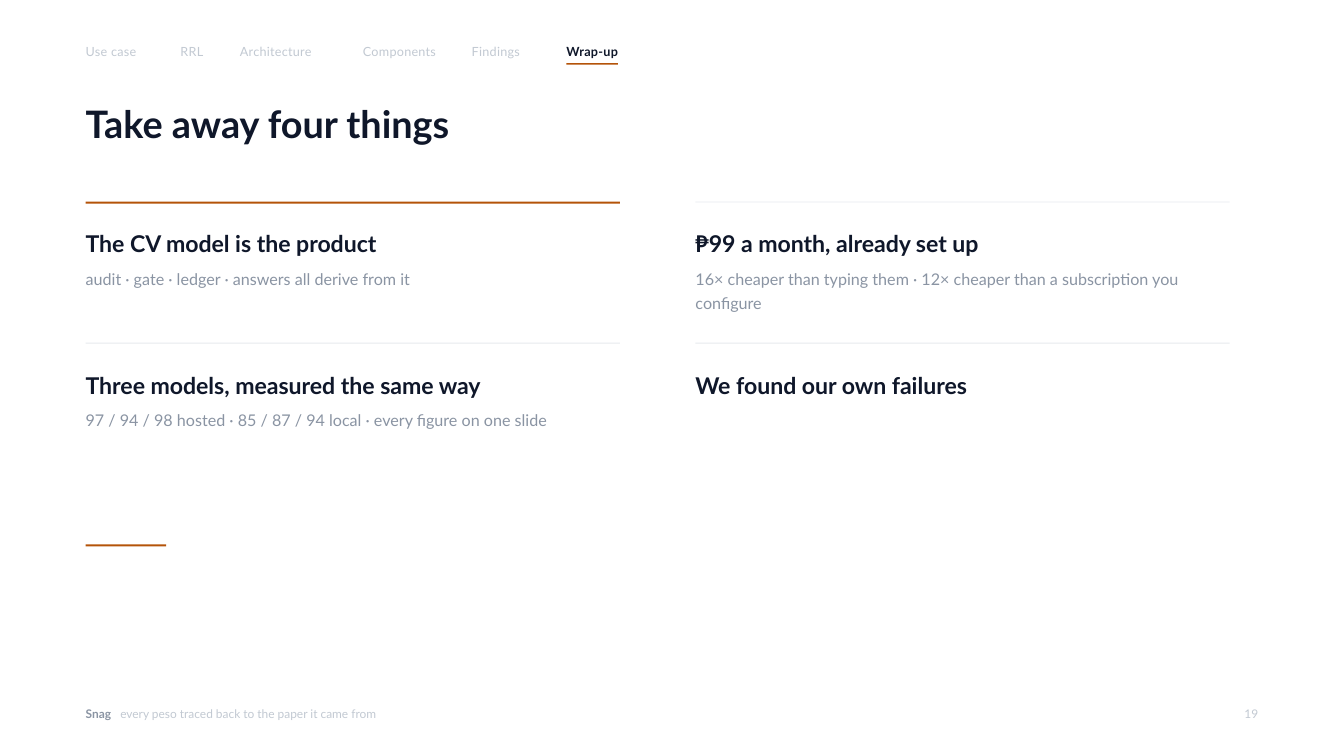
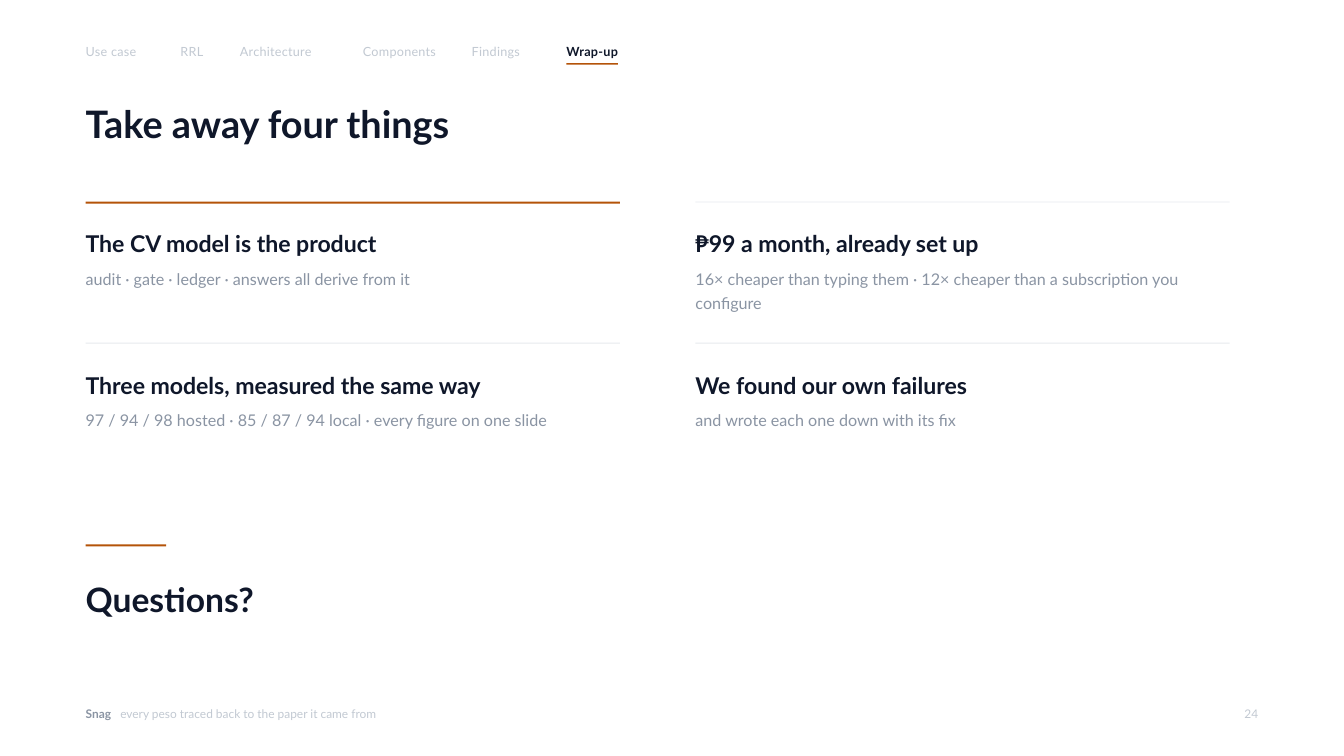
Before and after one commit to CuteBabyTank/STAI_OCR, a slide deck: slide 24 of docs/presentation/Snag_Final_Capstone.pptx (slide 18 before the commit). Drawn at 1344x756 pixels with LibreOffice and Linux fonts; fonts in the diff are those of the drawing. Boxes give left, top, right and bottom in pixels: in the first picture for what was removed or moved away, otherwise in the second. Text is boxed around its words. In the diff, an @@ line names an element or a change of style, - is before the commit and + after.

```diff
--- a/docs/presentation/Snag_Final_Capstone.pptx
+++ b/docs/presentation/Snag_Final_Capstone.pptx
@@ text added at (695,414,956,426), 11.5 pt, text #8A94A3 @@
+and wrote each one down with its fix
@@ text added at (86,587,254,617), 24 pt, text #0F172A, bold @@
+Questions?
@@ text at (1244,710,1258,718): text changed @@
-19
+24
```
Also in this commit, not shown: 11 other slides changed, 7 slides added, 1 slide removed, 3 other files.
